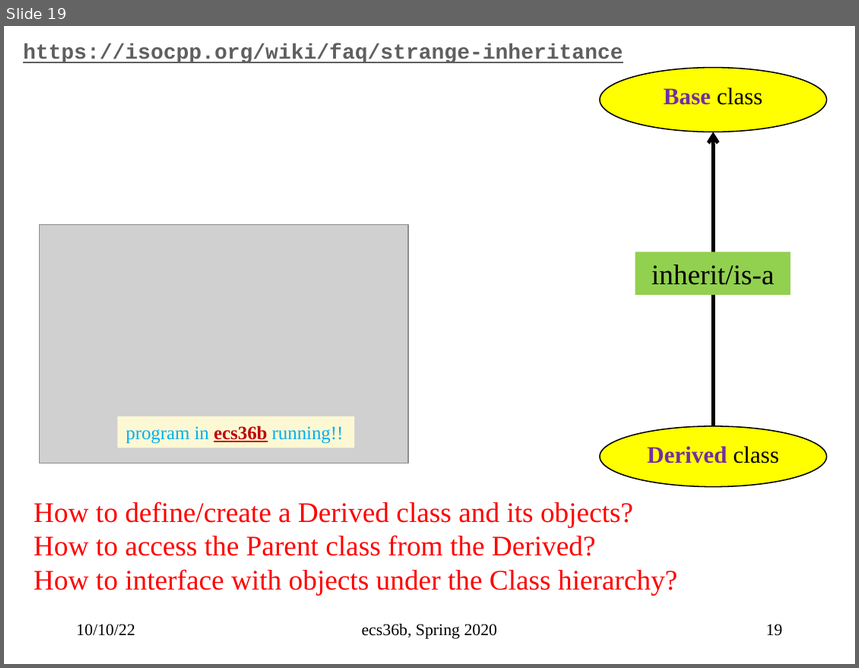
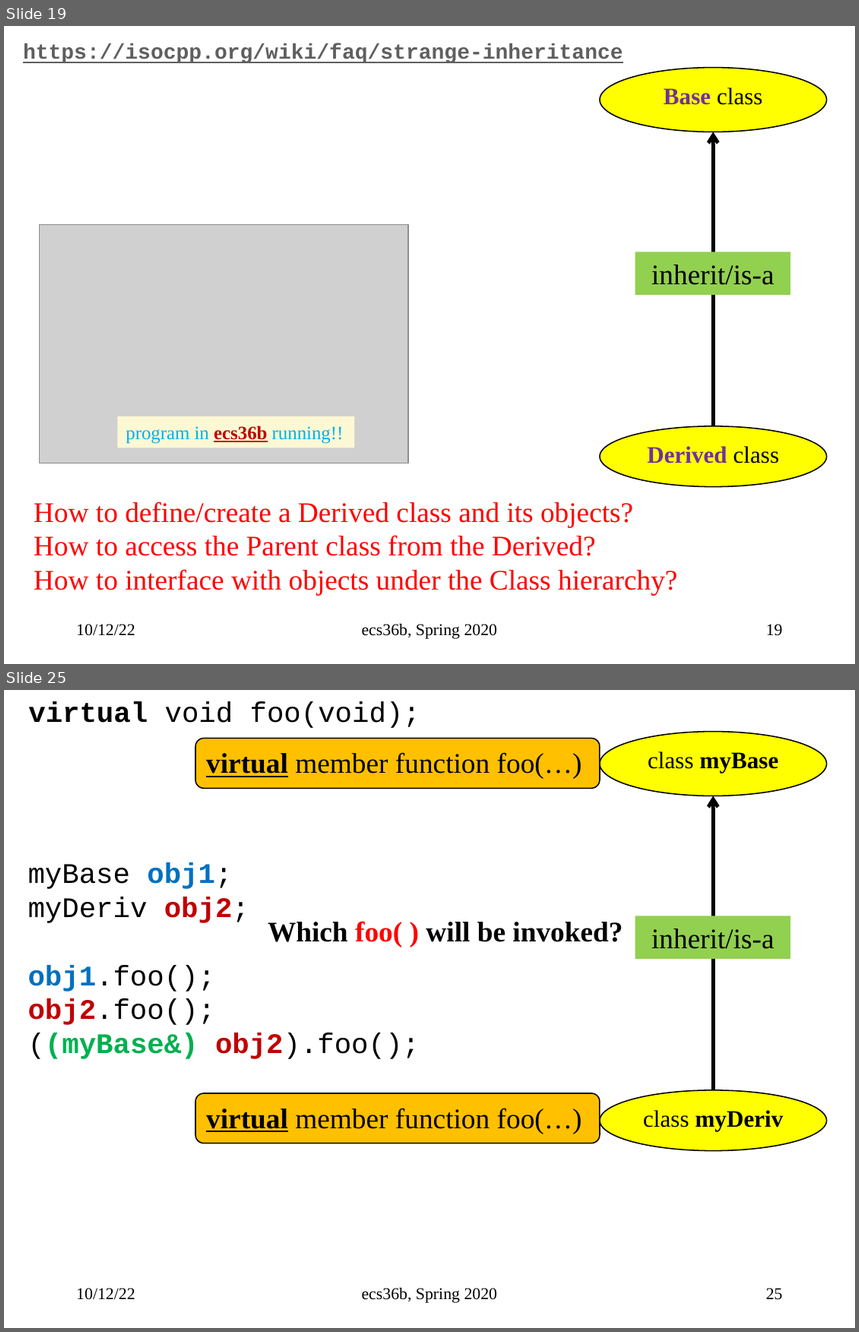
Before and after one commit to sfelixwu/ecs36b_slides, a slide deck: ecs36b_f2022_L004.pptx. Shown one above the other, each under a label of ours: slide 19 before the commit, slides 19 and 25 after it; the slides between them are not shown. The pictures are 859x668 and 859x1332 pixels, drawn with LibreOffice and Linux fonts; fonts in the diff are those of the drawing; grey boxes stand for pictures. Boxes give left, top, right and bottom in pixels: in the first picture for what was removed or moved away, otherwise in the second. Text is boxed around its words. In the diff, an @@ line names an element or a change of style, - is before the commit and + after.

```diff
--- a/ecs36b_f2022_L004.pptx
+++ b/ecs36b_f2022_L004.pptx
@@ slide 25 added at [4, 690, 855, 1328], background #FFFFFF @@
@@ text added at [28, 702, 420, 728], 24 pt, text #000000 @@
+virtual void foo(void);
@@ ellipse added at [600, 732, 827, 796], fill #FFFF00, outline #000000 1 pt, 20 pt, text #000000, bold @@
+class myBase
@@ rounded rectangle added at [196, 739, 600, 789], fill #FFC000, outline #000000 1 pt, 24 pt, text #000000 @@
+virtual member function foo(…)
@@ arrow added from (713, 1090) to (713, 796), #000000 3 pt @@
@@ text added at [28, 863, 420, 1059], 24 pt, text #000000 @@
+myBase obj1;
+myDeriv obj2;
+obj1.foo();
+obj2.foo();
+((myBase&) obj2).foo();
@@ rectangle added at [636, 916, 791, 959], fill #92D050, 24 pt, text #000000 @@
+inherit/is-a
@@ text added at [268, 921, 623, 947], 24 pt, text #000000, bold @@
+Which foo( ) will be invoked?
@@ rounded rectangle added at [196, 1094, 600, 1144], fill #FFC000, outline #000000 1 pt, 24 pt, text #000000 @@
+virtual member function foo(…)
@@ ellipse added at [600, 1090, 827, 1151], fill #FFFF00, outline #000000 1 pt, 20 pt, text #000000, bold @@
+class myDeriv
@@ text added at [76, 1288, 135, 1300], 14 pt, text #000000 @@
+10/12/22
@@ text added at [362, 1288, 498, 1303], 14 pt, text #000000 @@
+ecs36b, Spring 2020
@@ page number added at [766, 1288, 783, 1300], 14 pt, text #000000 @@
+25
@@ slide 19 changed as well @@
@@ text at [76, 624, 135, 636]: text changed @@
-10/10/22
+10/12/22
```
Also in this commit, not shown: 16 other slides changed, 50 other slides added.
